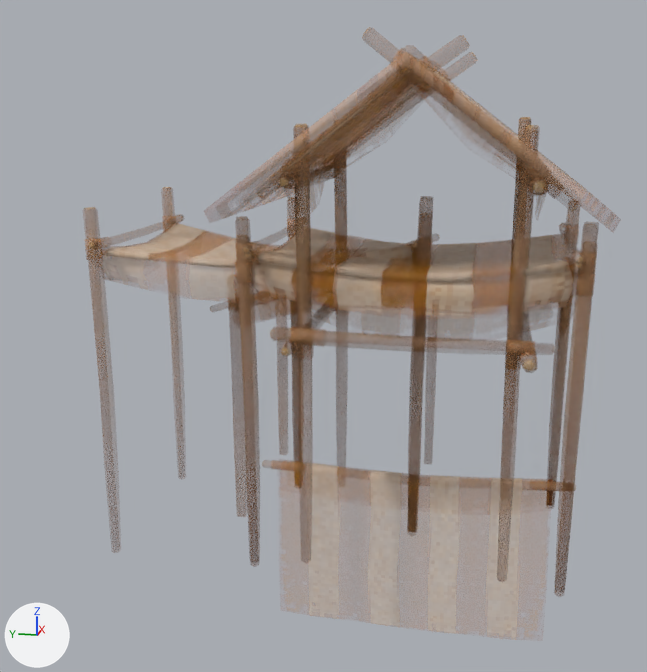
One commit to the FBX model CackleUnity22/Assets/Cackleheim/Models/Decor/chCanopy.fbx: the scene before it, then after it.
Rendered twice from a camera (50 mm lens) standing at (-13.0, -1.17, 5.41) and looking at (0.49, 1.52, 2.03). Every picture has the same lights, and +X, +Y and +Z are marked at lower left. Where no turn or scale is listed for an object, it has been applied to the vertices. Vertices at the same position are counted once.

In view in the first picture: 'CSlantPHY', 'CSqrPHY', 'CTowLOD', 'CTowPHY', 'CTriPHY', 'CanopyCorner', 'CanopySquare', 'CanopySquareSlant', 'CanopyTower', 'CanopyTri', 'CanopyWall'.
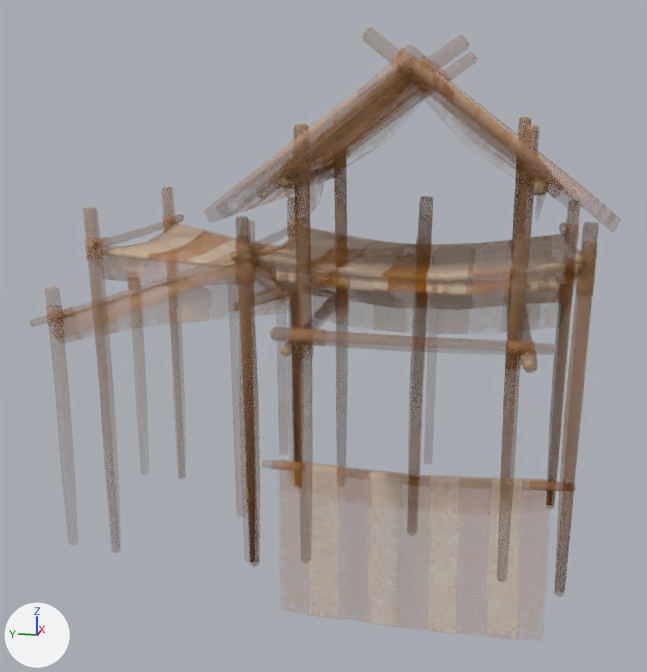
Boxes (x1, y1, x2, y2) around the edits, measured in the pictures (647 x 672 px; the box of a moved part takes in the faces that stretch with it):
```json
{"object": "CanopySquareSlant", "change": "reshaped", "before": [251, 263, 572, 335], "after": [276, 267, 557, 333]}
{"object": "CanopySquare", "change": "reshaped", "before": [251, 226, 573, 316], "after": [259, 228, 565, 292]}
{"object": "CanopyCorner", "change": "moved", "before": [233, 269, 415, 325], "after": [55, 263, 285, 340]}
{"part": 1, "of": "me_cylinder_027", "change": "moved or reshaped", "before": [251, 264, 572, 335], "after": [276, 267, 557, 333]}
{"part": 2, "of": "me_cylinder_027", "change": "surface changed", "before": [259, 263, 552, 333], "after": [279, 267, 555, 332], "on screen": "brown to grey"}
{"part": 3, "of": "me_cylinder_016", "change": "cut back", "before": [251, 236, 573, 316], "after": [259, 243, 565, 292]}
```

Edits to the scene script, one JSON object a line:
```json
{"block": "me_cylinder_027", "where": "# used by ob_canopysquareslant; location = (0.0, 0.0, 0.0)"}
{"op": "remove", "block": "me_cylinder_027", "code": "me_cylinder_027.from_pydata(...)  # 686 vertices, 578 faces; spans x -1.68..1.89, y -2.33..2.33, z -0.93..3.88"}
{"op": "add", "block": "me_cylinder_027", "code": "me_cylinder_027.from_pydata(...)  # 679 vertices, 572 faces; spans x -1.68..1.89, y -2.33..2.33, z -0.93..3.88"}
{"block": "me_cylinder_027", "change": "me_cylinder_027 part 1"}
{"block": "me_cylinder_027", "change": "14 vertices are removed from x -1.46..0.54, y -2.21..2.21, z 2.46..3.3"}
{"block": "me_cylinder_027", "change": "20 faces are deleted"}
{"block": "me_cylinder_027", "change": "14 vertices move from x -1.41..1.46, y -2.21..2.21, z 1.8..3.06 to x -1.41..1.43, y -2.14..2.14, z 1.92..3.29"}
{"block": "me_cylinder_027", "change": "7 vertices are added at x -1.41..0.5, y -2.13..2.09, z 2.53..3.3"}
{"block": "me_cylinder_027", "change": "14 new faces join them"}
{"block": "me_cylinder_027", "change": "me_cylinder_027 part 2: 31 kept faces spanning x -1.41..1.43, y -2.14..2.14, z 1.92..3.49 get new texture (UV) coordinates"}
{"block": "me_cylinder_016", "where": "# used by ob_canopysquare; location = (0.0, 0.0, 0.0)"}
{"op": "remove", "block": "me_cylinder_016", "code": "me_cylinder_016.from_pydata(...)  # 686 vertices, 578 faces; spans x -1.76..1.76, y -2.33..2.33, z -1.0..4.13"}
{"op": "add", "block": "me_cylinder_016", "code": "me_cylinder_016.from_pydata(...)  # 672 vertices, 564 faces; spans x -1.76..1.76, y -2.33..2.33, z -1.0..4.13"}
{"block": "me_cylinder_016", "change": "me_cylinder_016 part 3"}
{"block": "me_cylinder_016", "change": "24 vertices are removed from x -1.46..1.46, y -2.21..2.21, z 2.72..3.44"}
{"block": "me_cylinder_016", "change": "28 faces are deleted"}
{"block": "me_cylinder_016", "change": "4 vertices move from x -1.41..1.41, y 2.09..2.14, z 2.98..3.22 to x -1.41..1.41, y 2.09..2.14, z 3.27..3.41"}
{"block": "me_cylinder_016", "change": "10 vertices are added at x -1.41..1.41, y -2.13..1.1, z 3.06..3.39"}
{"block": "me_cylinder_016", "change": "14 new faces join them"}
{"op": "set", "path": "ob_canopycorner.location", "old": "(0.0, 0.0, 0.0)", "new": "(-1.45, 2.24, 0.0)"}
```
